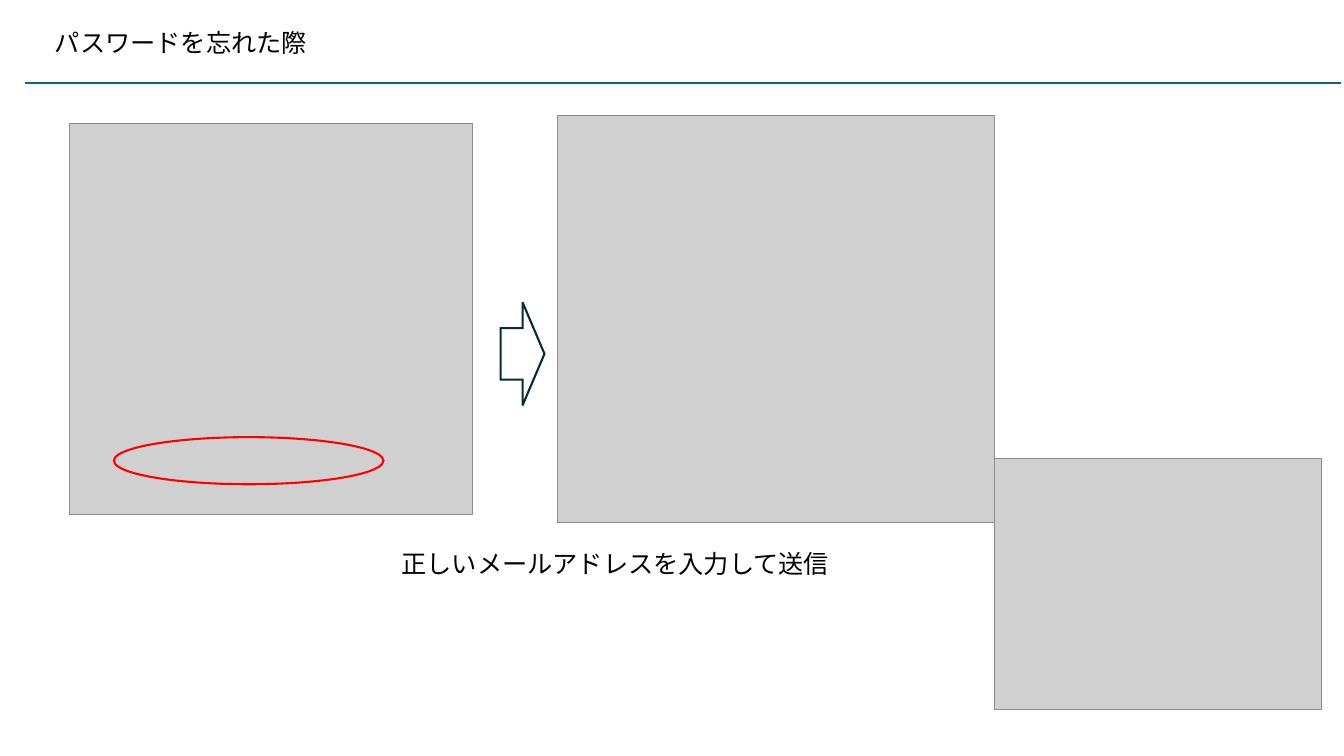
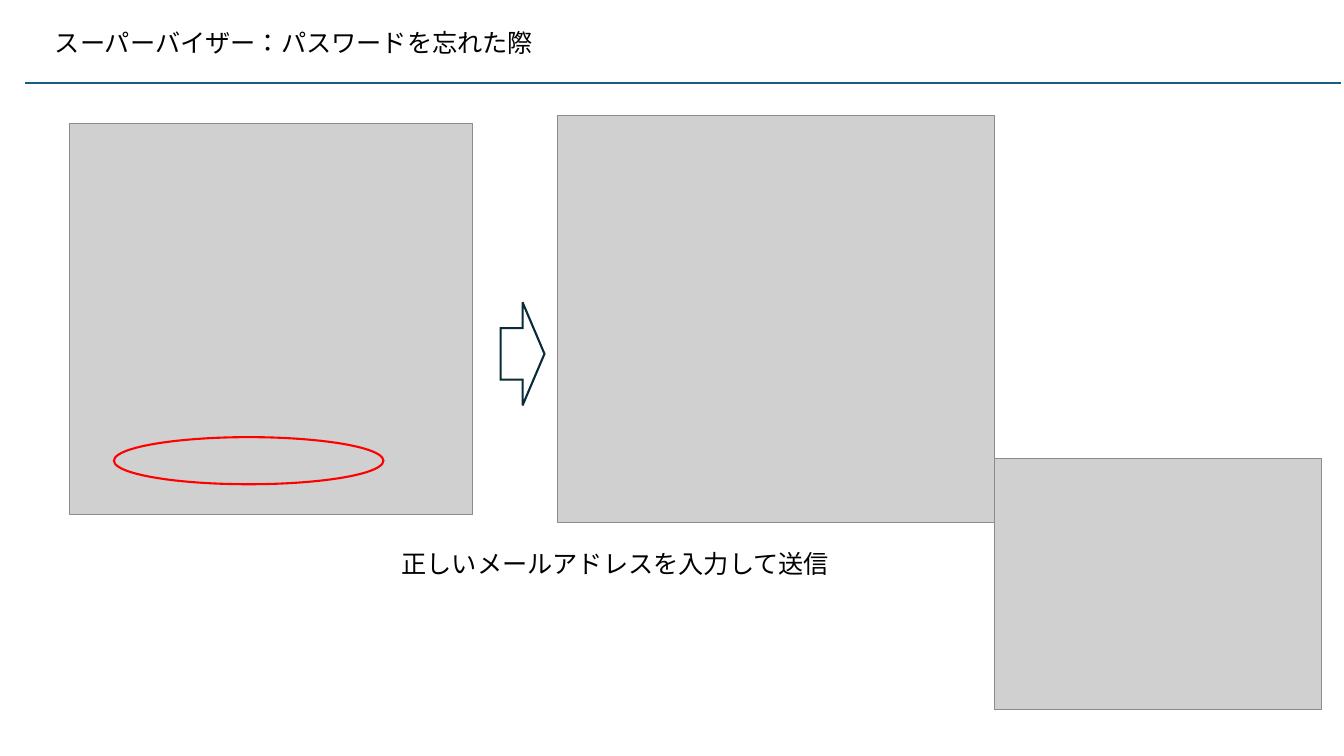
Before and after one commit to kaze-lab/museum_app_proj, a slide deck: slide 11 of 展示物アプリ仕様.pptx. Drawn at 1344x756 pixels with LibreOffice and Linux fonts; fonts in the diff are those of the drawing; grey boxes stand for pictures. Boxes give left, top, right and bottom in pixels: in the first picture for what was removed or moved away, otherwise in the second. Text is boxed around its words. In the diff, an @@ line names an element or a change of style, - is before the commit and + after.

```diff
--- a/展示物アプリ仕様.pptx
+++ b/展示物アプリ仕様.pptx
@@ text at [55, 30, 533, 54]: text changed @@
-パスワードを忘れた際
+スーパーバイザー：パスワードを忘れた際
```
Also in this commit, not shown: 3 other slides changed, 4 slides added, 1 slide removed, 5 other files.
